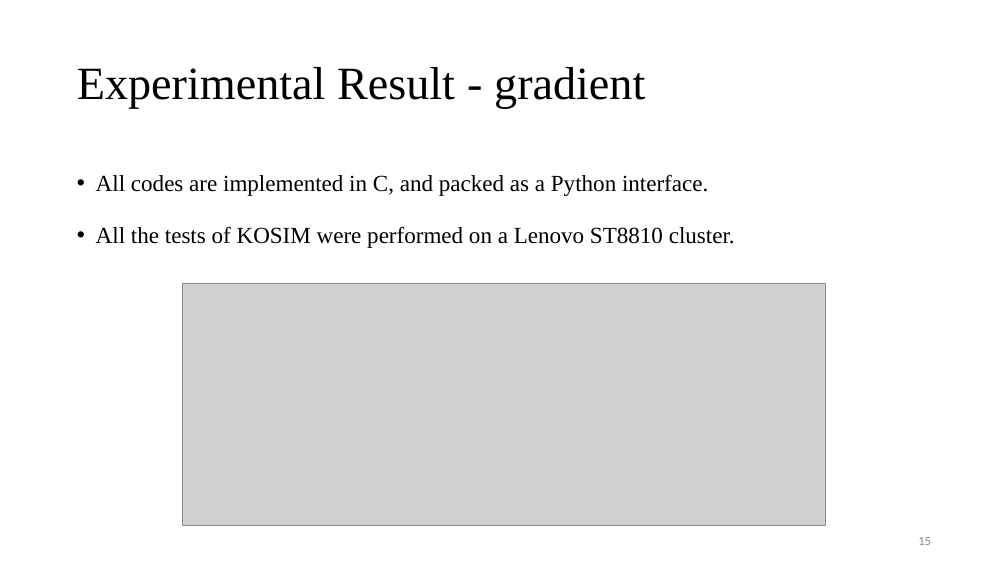
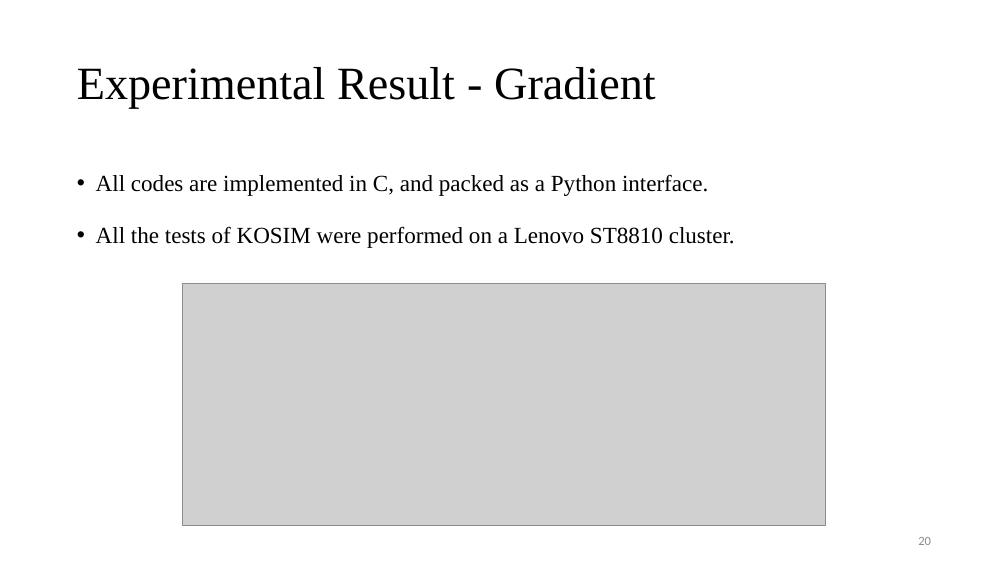
Before and after one commit to Pacific-Feng-Studuies/Studied-Papers, a slide deck: slide 21 of DAC2024/KOSIM/KOSIM A Knowledge-oriented Derivative-free Subspace Method Based on Inexact Model for Inverse Lithography Problems.pptx (slide 16 before the commit). Drawn at 1008x567 pixels with LibreOffice and Linux fonts; fonts in the diff are those of the drawing; grey boxes stand for pictures. Boxes give left, top, right and bottom in pixels: in the first picture for what was removed or moved away, otherwise in the second. Text is boxed around its words. In the diff, an @@ line names an element or a change of style, - is before the commit and + after.

```diff
--- a/DAC2024/KOSIM/KOSIM A Knowledge-oriented Derivative-free Subspace Method Based on Inexact Model for Inverse Lithography Problems.pptx
+++ b/DAC2024/KOSIM/KOSIM A Knowledge-oriented Derivative-free Subspace Method Based on Inexact Model for Inverse Lithography Problems.pptx
@@ title at box(77, 67, 656, 109): text changed @@
-Experimental Result - gradient
+Experimental Result - Gradient
@@ page number at box(918, 537, 931, 545): text changed @@
-15
+20
```
Also in this commit, not shown: 1 other slide changed, 6 slides added, 1 slide removed, 5 other files.
